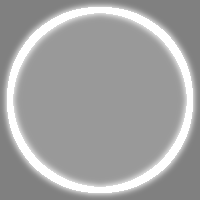
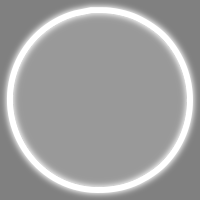
Before/after of a 200px x 200px layered artwork. What changed in the layer stack:
painted on "Neon Glow" over [2, 2, 198, 198]
renamed "Layer" to "Layer #1", painted on it over [6, 7, 193, 193]
